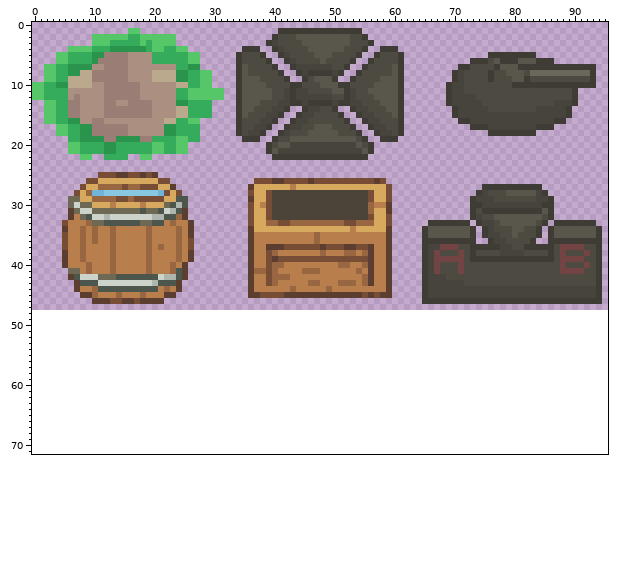
File history of a pixel-art file, Tilemaps/Buildings.aseprite. That is the earlier state.
96x48 pixels, 1 frame. Colours within 5 levels of each other are drawn and written as one. The old version is drawn lined up with the new one, on the new canvas.
The result:
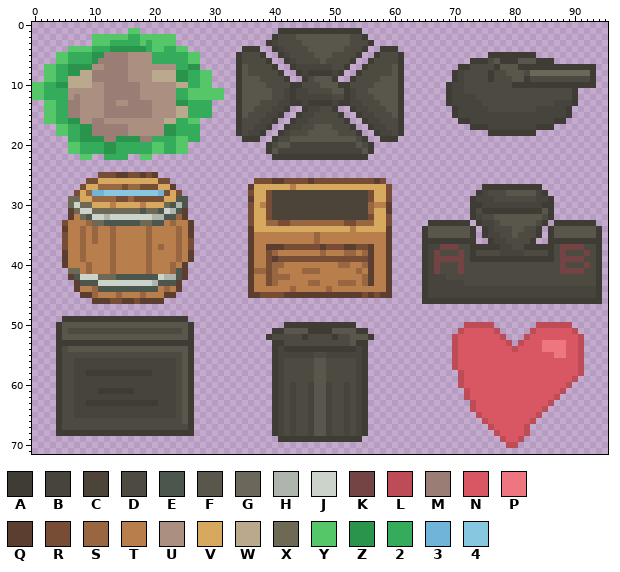
Palette (. is transparent): A #3e3c35  B #47443d  C #4d4439  D #4d4a41  E #4d564d  F #59564c  G #6b675b  H #adb5ad  J #cbd3cb  K #744444  L #be4c57  M #9a7d75  N #d95763  P #ed7681  Q #5c3e30  R #784d36  S #986641  T #b87f4c  U #ab9082  V #d6a95e  W #baa98d  X #6d6954  Y #55c768  Z #2a944d  2 #34ac5c  3 #70b4da  4 #87c7df
Commit: fix building object transfer
Edits made:
canvas 96x48 -> 96x72
Changed rows in their new state; - is an unchanged pixel.
first column x 4:
49 -AAAAAAAAAAAAAAAAAAAAA------------------------------------------------------------------
50 AFFFFFFFFFFFFFFFFFFFFFA---------------AAAAAAAAAAAA------------------LLLLL-------LLLLLL--
51 AFDDDDDDDDDDDDDDDDDDDFA-------------AAFFFFAAAAFFFFAA---------------LNNNNNL-----LNNNNNNL-
52 AFFFFFFFFFFFFFFFFFFFFFA------------ADDDDDADDDDADDFFFA-------------LNNNNNNNL---LNNNNNNNNL
53 AAAAAAAAAAAAAAAAAAAAAAA-------------AADDDDDDDDDDDFAA--------------LNNNNNNNNL-LNNNPPPPNNL
54 ADFFFFFFFFFFFFFFFFFFFFA-------------ABAAAAAAAAAAAABA--------------LNNNNNNNNNLNNNNPPPPNNL
55 ADDDDDDDDDDDDDDDDDDDDFA-------------ABBBBBBDDBBBBBBA--------------LNNNNNNNNNNNNNNNNPPNNL
56 ADDBBBBBBBBBBBBBBBBBDFA-------------ABDDDDDFFDDDDDBA--------------LNNNNNNNNNNNNNNNNNNNNL
57 ADDBBBBBBBBBBBBBBBBBDFA-------------ABDDDDDFFDDDDDBA--------------LNNNNNNNNNNNNNNNNNNNNL
58 ADDBBAAAAAAAAAAABBBBDFA-------------ABDDDDDFFDDDDDBA---------------LNNNNNNNNNNNNNNNNNNNL
59 ADDBBBBBBBBBBBBBBBBBDFA-------------ABDDDDDFFDDDDDBA---------------LNNNNNNNNNNNNNNNNNNL-
60 ADDBBBBBBBBBBBBBBBBBDFA-------------ABDBDDBFFBDDBDBA---------------LNNNNNNNNNNNNNNNNNL--
61 ADDBBBBAAAAAABBBBBBBDFA-------------ABDBDDBFFBDDBDBA----------------LNNNNNNNNNNNNNNNL---
62 ADDBBBBBBBBBBBBBBBBBDFA-------------ABDBDDBFFBDDBDBA----------------LNNNNNNNNNNNNNNL----
63 ADDBBAAAAAAAAAAAABBBDFA-------------ABDBDDBFFBDDBDBA-----------------LNNNNNNNNNNNNL-----
64 ADDBBBBBBBBBBBBBBBBBDFA-------------ABDBDDBFFBDDBDBA-----------------LNNNNNNNNNNNL------
65 ADDBBBBBBBBBBBBBBBBBDFA-------------ABDBDDBFFBDDBDBA------------------LNNNNNNNNNL-------
66 ADDDDDDDDDDDDDDDDDDDDFA-------------ABDBDDBFFBDDBDBA-------------------LNNNNNNNL--------
67 ADDDDDDDDDDDDDDDDDDDDDA-------------ABDBDDBFFBDDBDBA--------------------LNNNNNL---------
68 AAAAAAAAAAAAAAAAAAAAAAA-------------ABDBDDBFFBDDBDBA---------------------LNNNNL---------
69 -------------------------------------AAAAAAAAAAAAAA-----------------------LNNL----------
70 ---------------------------------------------------------------------------LL-----------
Pixel boxes of the changes (left, top, right, bottom) in both pictures:
added: (56, 316, 194, 436)
added: (266, 322, 374, 442)
added: (452, 322, 584, 448)
